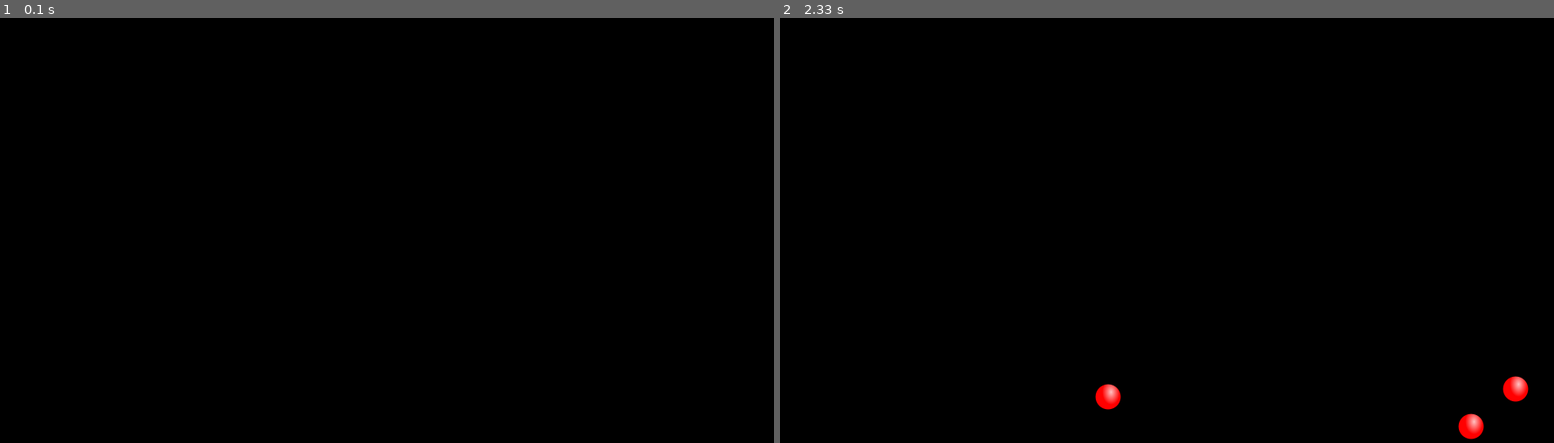
Above: before the commit, frames 1-2 (left to right).
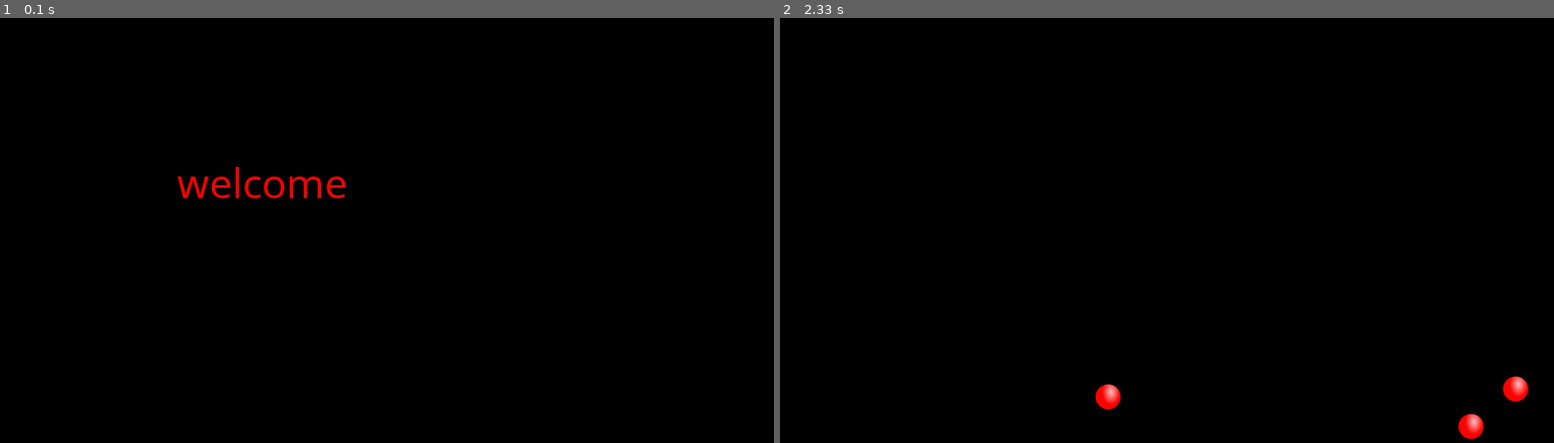
Above: after the commit, the same moments.

Repository: Nicholas-Mooney/pynotes
Game: pygame game, started from pong/balls.py
Two runs of this game, one before a commit and one after it. Both use one fixed random seed, a clock stepped at 60 frames per second and the inputs below.
Inputs:
- Up to frame 1 (0.1 s): no input
- Up to frame 2 (2.33 s): no input

The runs differ from the first frame. In frame 1, 0.5% of the frame differs, in the area x 22-45%, y 35-43%; in frame 2, nothing differs.

Commit message:
Add files via upload

Diff:
--- a/pong/balls.py
+++ b/pong/balls.py
@@ -1,23 +1,34 @@
 
 import pygame, os, sys
 from random import randint
-from constants import SCREEN_HEIGHT, SCREEN_WIDTH, DEFAULT_BALL_NUM
+from constants import SCREEN_HEIGHT, SCREEN_WIDTH, DEFAULT_BALL_NUM, RED, BLACK
 
 from display_text import display_text
 from ball_class import *
 
-RED = (255,0,0)
-BLACK = (0,0,0)
+#TODO LIST
+#add user input class - num_balls - mass?
+#inherits from displayText - method(get_input)()
 
+#new_velocity
+#old_velocity
+#calcs elastic
+#random location / velocity / mass
+
+#comments naming property getters/setters private vars
 def main():
+    #init
     pygame.init()
     main_surface = pygame.display.set_mode([SCREEN_WIDTH,SCREEN_HEIGHT])
     main_clock = pygame.time.Clock()
+    pygame.display.set_caption('Show Text')
 
+    #addBalls
     ball_list = pygame.sprite.RenderPlain()
     for loop_control in range(0, DEFAULT_BALL_NUM):
         ball_list.add(Ball(main_surface,(randint(0+20, SCREEN_WIDTH-20), randint(0+20, SCREEN_HEIGHT-20)) ))
 
+    #welcome text
     display_text(main_surface, "welcome", 50,RED,300,200)
     pygame.time.wait(2000)
 
@@ -35,3 +46,8 @@
 
 if(__name__ == "__main__"):
     main()
+
+#update old velocity
+#flag for collision
+#compute new velocity
+#move
--- a/pong/constants.py
+++ b/pong/constants.py
@@ -1,3 +1,17 @@
 SCREEN_WIDTH = 900
 SCREEN_HEIGHT = 500
+
+DEFAULT_FONT = "Arial"
+DEFAULT_BALL_POS = (100,100)
 DEFAULT_BALL_NUM = 3
+
+WHITE = (255,255,255)
+BLACK = (0,0,0)
+RED = (255, 0, 0)
+GREEN = (0, 255, 0)
+BLUE = (0, 0, 255)
+GREY = (100, 100, 100)
+CYAN = (0, 255, 255)
+PURPLE = (255, 0, 255)
+YELLOW = (255, 255, 0)
+ORANGE = (255, 100, 0)
--- a/pong/display_text.py
+++ b/pong/display_text.py
@@ -1,9 +1,16 @@
 import pygame
+from constants import BLACK
 
+"""
+Take a surface, some text, the size and color of the text, and the
+  desired coordinates, and display the text on the surface
+"""
 def display_text( main_surface,text_to_display, font_size, color,text_x,text_y):
+    font = pygame.font.SysFont('Comic Sans MS', font_size)
+    text = font.render(text_to_display, True, color, BLACK)
 
-    pygame.font.init()
-    myfont = pygame.font.SysFont('Comic Sans MS', font_size)
-    main_surface = myfont.render(text_to_display, False, color)
+    textRect = text.get_rect()
+    textRect.center = (text_x, text_y)
 
-    main_surface.blit(main_surface,(text_x,text_y))
+    main_surface.blit(text, textRect)
+    pygame.display.flip()
